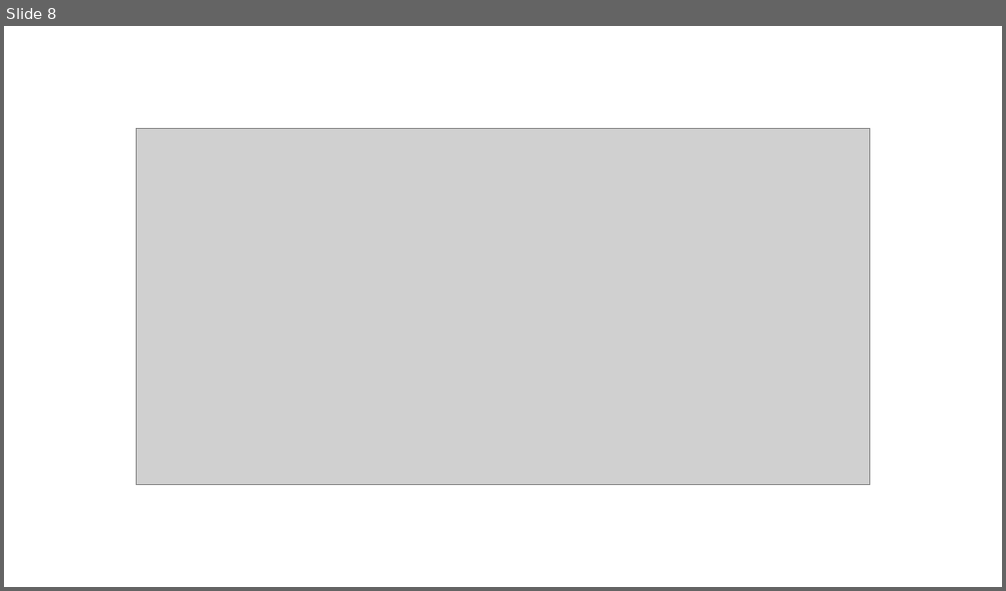
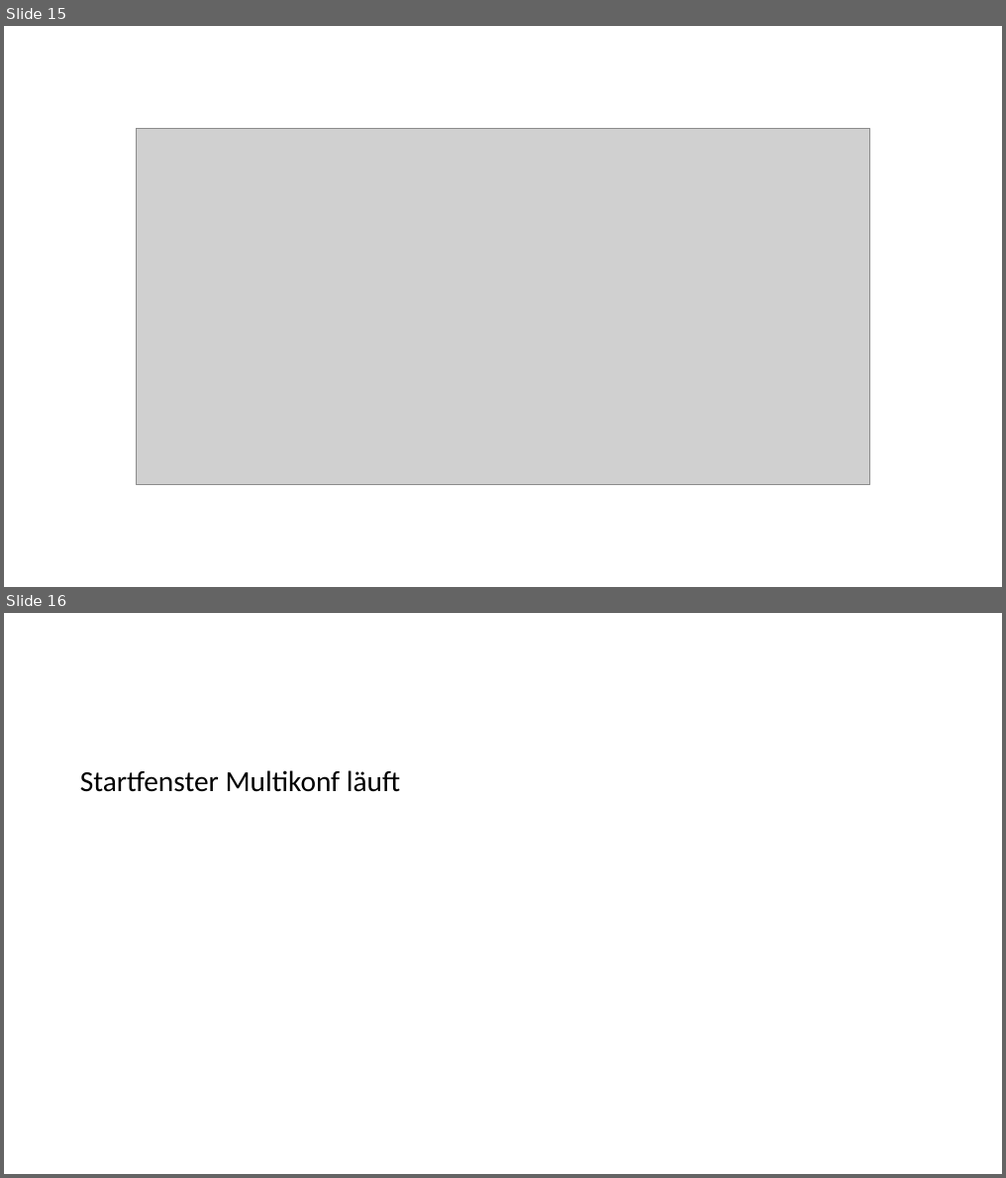
Before and after one commit to ChristianSchorr/repeated_games_pse, a slide deck: Dokumente/pflichtenheft/Vortrag/präsentation.pptx. Shown one above the other, each under a label of ours: slide 8 before the commit, slides 15 and 16 after it. The pictures are 1006x591 and 1006x1178 pixels, drawn with LibreOffice and Linux fonts; fonts in the diff are those of the drawing; grey boxes stand for pictures. Boxes give left, top, right and bottom in pixels: in the first picture for what was removed or moved away, otherwise in the second. Text is boxed around its words. In the diff, an @@ line names an element or a change of style, - is before the commit and + after.

```diff
--- a/Dokumente/pflichtenheft/Vortrag/präsentation.pptx
+++ b/Dokumente/pflichtenheft/Vortrag/präsentation.pptx
@@ slide 16 added at <box>4,613,1002,1174</box>, background #FFFFFF @@
@@ text added at <box>80,770,400,792</box>, 28 pt, text #000000 @@
+Startfenster Multikonf läuft
@@ what was slide 8 is now slide 15 @@
```
Also in this commit, not shown: 1 slide changed, 14 other slides added, 8 slides removed, 6 other files.
